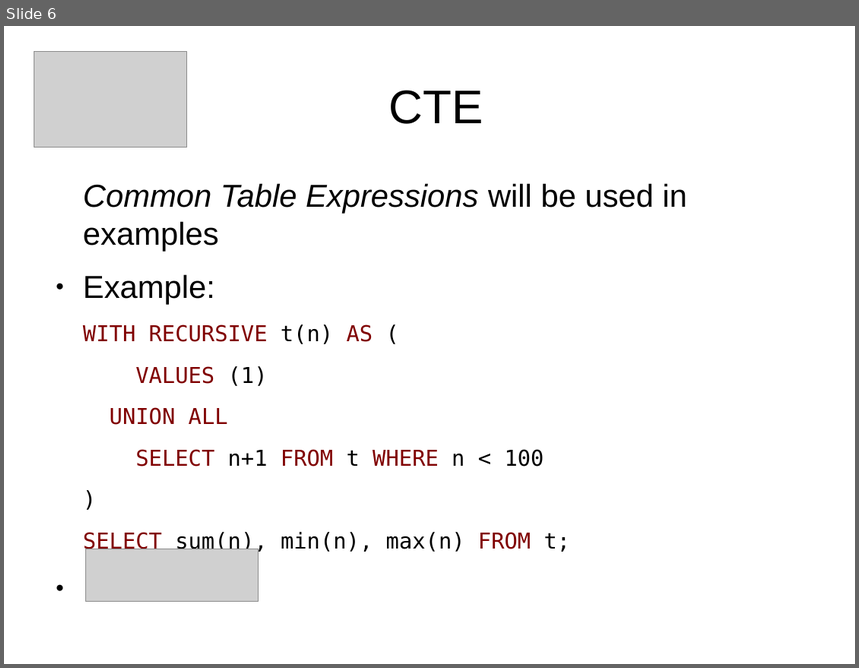
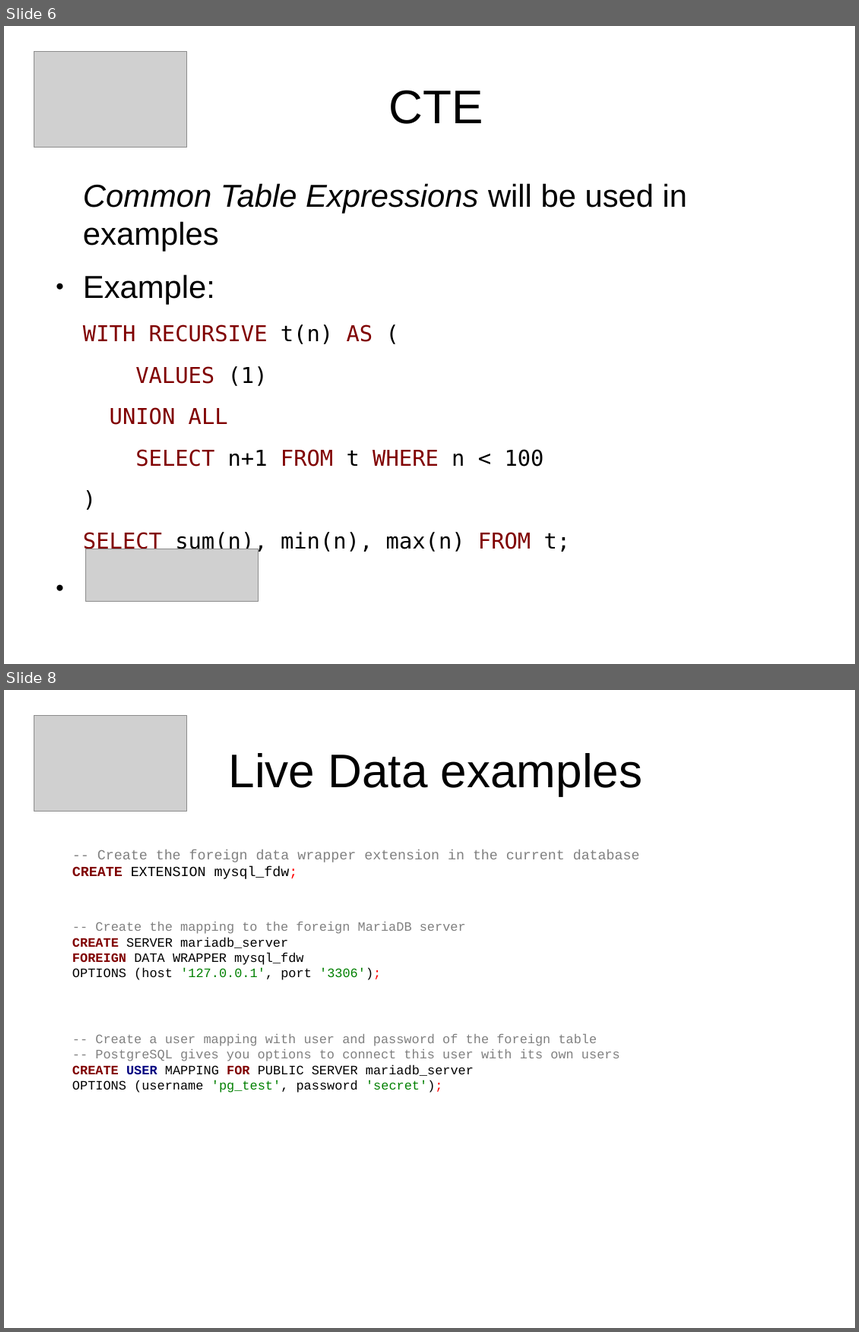
Before and after one commit to sjstoelting/talks, a slide deck: one-database-to-rule-em-all/PostgreSQL-FDW.odp. Shown one above the other, each under a label of ours: slide 6 before the commit, slides 6 and 8 after it; the slides between them are not shown. The pictures are 859x668 and 859x1332 pixels, drawn with LibreOffice and Linux fonts; fonts in the diff are those of the drawing; grey boxes stand for pictures. Boxes give left, top, right and bottom in pixels: in the first picture for what was removed or moved away, otherwise in the second. Text is boxed around its words. In the diff, an @@ line names an element or a change of style, - is before the commit and + after.

Commit message:
Extended the slides with queries and screenshots of the live part. In case something doesn't work during the talk.

```diff
--- a/one-database-to-rule-em-all/PostgreSQL-FDW.odp
+++ b/one-database-to-rule-em-all/PostgreSQL-FDW.odp
@@ slide 8 added at (4,690,855,1328), background #FFFFFF @@
@@ picture added at (34,716,187,812) @@
@@ title added at (229,753,643,796), 44 pt, text #000000 @@
+Live Data examples
@@ text added at (72,850,640,879), 13 pt, text #808080 @@
+-- Create the foreign data wrapper extension in the current database
+CREATE EXTENSION mysql_fdw;
@@ text added at (72,922,466,980), 12 pt, text #000000 @@
+-- Create the mapping to the foreign MariaDB server
+CREATE SERVER mariadb_server
+FOREIGN DATA WRAPPER mysql_fdw
+OPTIONS (host '127.0.0.1', port '3306');
@@ text added at (72,1034,620,1093), 12 pt, text #808080 @@
+-- Create a user mapping with user and password of the foreign table
+-- PostgreSQL gives you options to connect this user with its own users
+CREATE USER MAPPING FOR PUBLIC SERVER mariadb_server
+OPTIONS (username 'pg_test', password 'secret');
```
Also in this commit, not shown: 1 slide changed, 20 other slides added, 1 other file.
